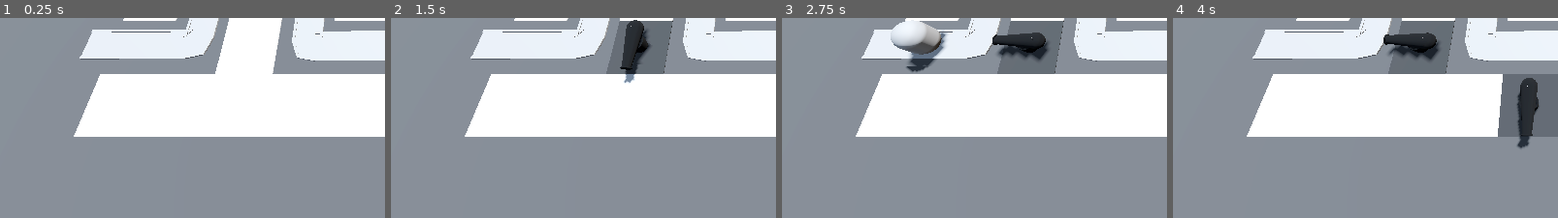
Above: before the commit, frames 1-4 (left to right).
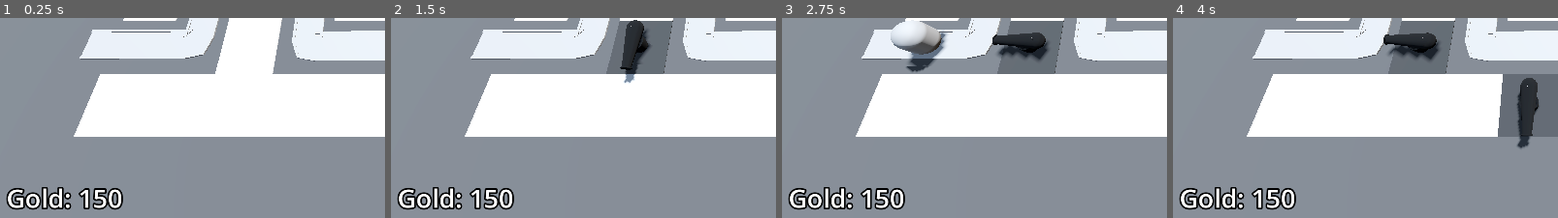
Above: after the commit, the same moments.

Repository: Ghosty-CodeX/Barbarian_Blaster
Game: Godot game, scene res://Scenes/Levels/BaseLevel.tscn
Same seed, same stepped clock (60 frames per second), same inputs: the game is played once before the commit and once after it.
Inputs (mouse positions are % of the whole screen's width and height, from its top left):
- Up to frame 1 (0.25 s): no input
- Up to frame 2 (1.5 s): tap Enter at 0.5 s; move the mouse to (72, 40) at 0.52 s; press the mouse at (72, 40) at 0.53 s; tap Space at 1.25 s; move the mouse to (30, 51) at 1.27 s; release the mouse at (30, 51) at 1.28 s; click (30, 51) at 1.35 s
- Up to frame 3 (2.75 s): tap Enter at 2 s; move the mouse to (60, 22) at 2.02 s; press the mouse at (60, 22) at 2.03 s
- Up to frame 4 (4 s): move the mouse to (45, 68) at 2.77 s; release the mouse at (45, 68) at 2.78 s; click (45, 68) at 2.85 s; move the mouse to (81, 62) at 3.52 s; press the mouse at (81, 62) at 3.53 s
The pictures show only the part of the screen within x 0-50%, y 49-99%; the shares and areas given below are measured in that part.

The runs differ from the first frame. In frame 1, 2.3% of the frame differs, in the area x 1-32%, y 84-97%; in frame 2, 2.3%; in frame 3, 2.3%; in frame 4, 2.3%.

Commit message:
Setting up currency

Diff:
--- a/Scenes/Levels/BaseLevel.tscn
+++ b/Scenes/Levels/BaseLevel.tscn
@@ -7,6 +7,7 @@
 [ext_resource type="Script" uid="uid://dgfsp22s740dw" path="res://Scripts/enemy_path.gd" id="3_6qoed"]
 [ext_resource type="Script" uid="uid://dgdrcxvhx61rx" path="res://Scripts/turret_manager.gd" id="5_0yhfe"]
 [ext_resource type="PackedScene" uid="uid://buytw0oqckgfk" path="res://Scenes/Turret/turret.tscn" id="6_6qoed"]
+[ext_resource type="Script" uid="uid://clmej4crwnc8u" path="res://Scripts/bank.gd" id="8_iyjcb"]
 
 [sub_resource type="ProceduralSkyMaterial" id="ProceduralSkyMaterial_rskd1"]
 sky_horizon_color = Color(0.662243, 0.671743, 0.686743, 1)
@@ -30,6 +31,11 @@
 "tilts": PackedFloat32Array(0, 0, 0, 0, 0, 0, 0, 0, 0, 0, 0)
 }
 point_count = 11
+
+[sub_resource type="LabelSettings" id="LabelSettings_ln6xy"]
+font_size = 64
+outline_size = 16
+outline_color = Color(0, 0, 0, 1)
 
 [node name="BaseLevel" type="Node3D"]
 
@@ -117,4 +123,24 @@
 turret = ExtResource("6_6qoed")
 enemy_path = NodePath("../EnemyPath")
 
+[node name="Bank" type="MarginContainer" parent="."]
+anchors_preset = 15
+anchor_right = 1.0
+anchor_bottom = 1.0
+grow_horizontal = 2
+grow_vertical = 2
+mouse_filter = 2
+theme_override_constants/margin_left = 16
+theme_override_constants/margin_top = 16
+theme_override_constants/margin_right = 16
+theme_override_constants/margin_bottom = 16
+script = ExtResource("8_iyjcb")
+
+[node name="Label" type="Label" parent="Bank"]
+layout_mode = 2
+size_flags_horizontal = 0
+size_flags_vertical = 8
+text = "Placeholder Text"
+label_settings = SubResource("LabelSettings_ln6xy")
+
 [connection signal="timeout" from="EnemyPath/Timer" to="EnemyPath" method="spawn_enemy"]
--- /dev/null
+++ b/Scripts/bank.gd
@@ -0,0 +1,12 @@
+extends MarginContainer
+
+@export var starting_gold : int = 150
+@onready var label: Label = $Label
+
+var gold: int:
+	set(gold_in):
+		gold = max(gold_in, 0)
+		label.text = "Gold: " + str(gold)
+
+func _ready() -> void:
+	gold = starting_gold
Not shown: 1 places in Scenes/Levels/BaseLevel.tscn that only renumber resources
Not shown, added: Scripts/bank.gd.uid
